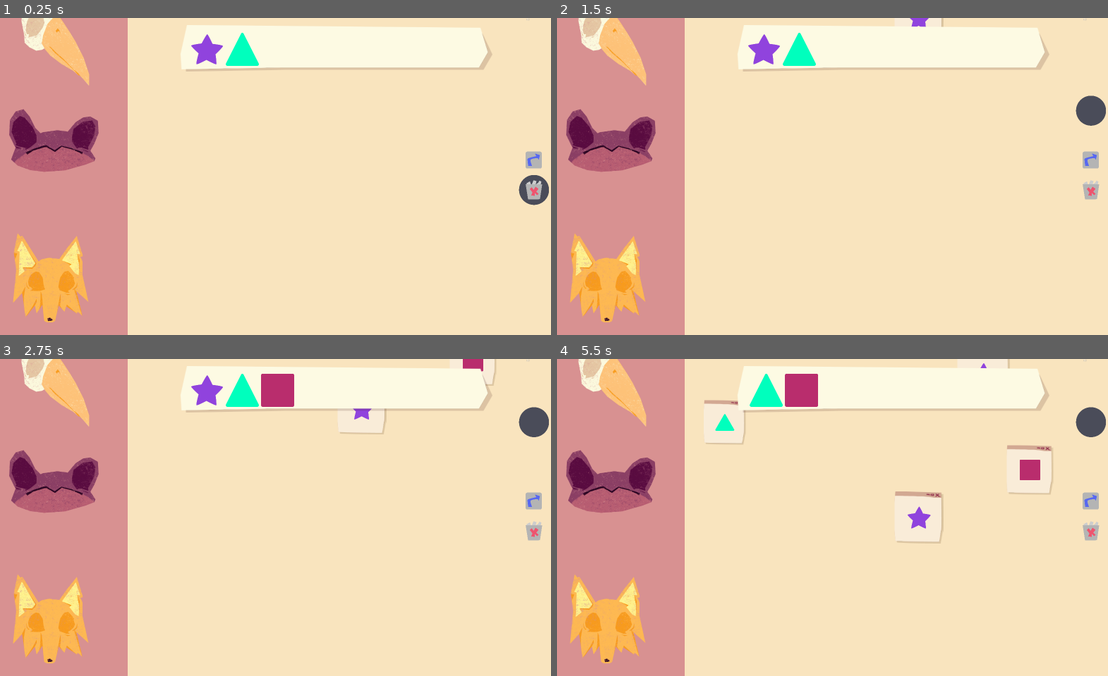
Above: before the commit, frames 1-4 (two rows, left to right).
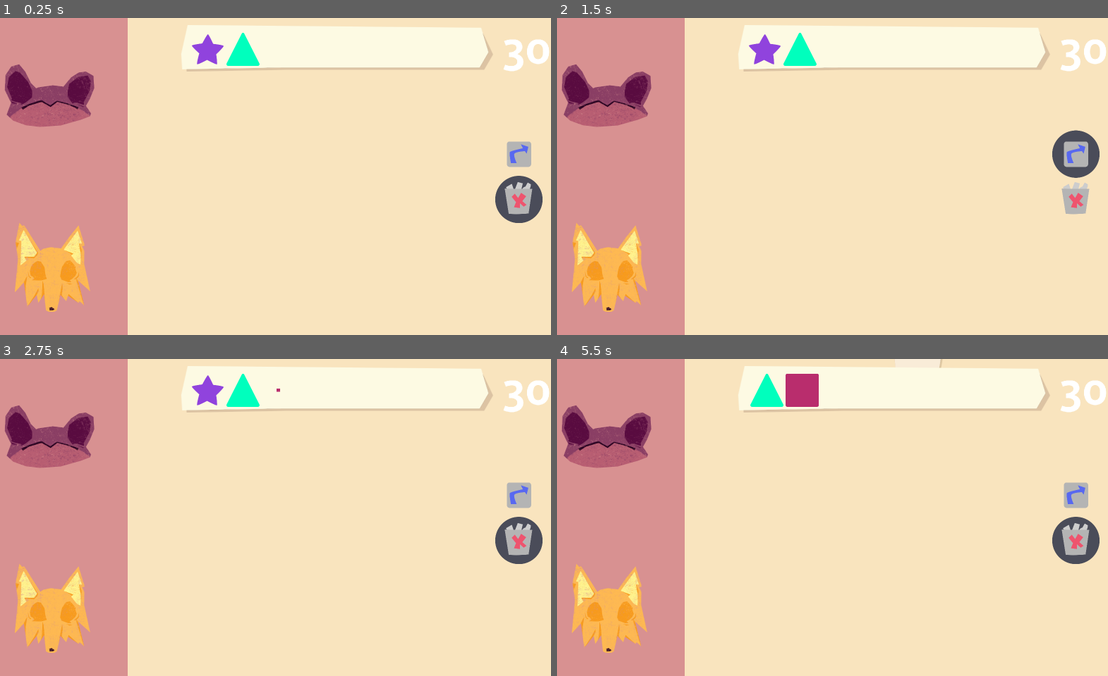
Above: after the commit, the same moments.

Repository: ColchadoM/Paparruchas
Game: Godot game, scene res://Escenas/Ambientes/ZonaJuego.tscn
The game is run twice, just before and just after one commit, with the same random seed, the same clock (stepped at 60 frames per second) and the same inputs. This scene is started directly instead of the project's main scene.
Inputs (mouse positions are in pixels of both pictures, inside the frame that each line leads up to):
- Up to frame 1 (0.25 s): no input
- Up to frame 2 (1.5 s): tap Enter at 0.5 s; move the mouse to (1096, 27) at 0.52 s; hold Z (Change, bound only after the commit) 0.53-1.28 s; click (1096, 27) at 0.67 s; tap P (Change, bound only before the commit) at 0.8, 1.35 s; move the mouse to (711, 192) at 1.27 s; click (711, 192) at 1.42 s
- Up to frame 3 (2.75 s): tap Z (Change, bound only after the commit) at 1.55 s; tap Space at 2 s; move the mouse to (325, 447) at 2.02 s; hold A (Add) from 2.03 s (still down); click (325, 447) at 2.17 s; tap P (Change, bound only before the commit) at 2.3 s
- Up to frame 4 (5.5 s): move the mouse to (799, 580) at 2.77 s; release A (Add) at 2.78 s; tap Z (Change, bound only after the commit) at 2.85, 4.55 s; click (799, 580) at 2.92 s; move the mouse to (997, 565) at 3.52 s; hold P (Change, bound only before the commit) 3.53-4.28 s; click (997, 565) at 3.67 s; move the mouse to (656, 469) at 4.27 s; tap Q (Delete) at 4.35 s; click (656, 469) at 4.42 s; move the mouse to (854, 517) at 5.02 s; hold Z (Change, bound only after the commit) from 5.03 s (still down); click (854, 517) at 5.17 s; tap P (Change, bound only before the commit) at 5.3 s

The runs differ from the first frame. In frame 1, 9.2% of the frame differs, in the area x 0-100%, y 0-96%; in frame 2, 9.8%; in frame 3, 11%; in frame 4, 14%.

Commit message:
:sparkles: Pause mode

Diff:
--- a/src/Codigos/Globales/Manager.gd
+++ b/src/Codigos/Globales/Manager.gd
@@ -1,18 +1,33 @@
 extends Node
 
+enum EstadoJuego {INACTIVO, EN_JUEGO, JUEGO_TERMINADO}
 # Varialbes del juego
+var estadoJuegoActual = EstadoJuego.INACTIVO
+var enPausa:bool = false
 var empaparruchometro: int = 30;
 var figurasVerdaderas: Array = [] #{'tipo':valorFigura, 'objeto': figura}
 var eliminandoNoticias: bool = true # si es false esta compartiendo
 
+#signals
+signal s_desempaparruchar
+signal s_empaparruchar
+
+func _ready():
+	pause_mode = PAUSE_MODE_PROCESS
+
+func _input(event):
+	if event.is_action_pressed("Pausa"):
+		get_tree().paused = !get_tree().paused
+
 func empaparruchar(cantidad=1):
 	Manager.empaparruchometro += cantidad
+	emit_signal("s_desempaparruchar")
 	#print(Manager.empaparruchometro)
 
 func desempaparruchar(cantidad=1):
 	Manager.empaparruchometro -= cantidad
+	emit_signal("s_empaparruchar")
 	#print(Manager.empaparruchometro)
-
 
 func _on_Manager_s_empaparruchar():
 	pass # Replace with function body.
--- a/src/Escenas/Habitats/AccionesJuego.gd
+++ b/src/Codigos/Locales/Habitats/AccionesJuego.gd
@@ -7,9 +7,10 @@
 
 func _input(event):
 	if event.is_action_pressed("Change"):
+		print("holaaaa")
 		Manager.eliminandoNoticias = !Manager.eliminandoNoticias
 
 		if(Manager.eliminandoNoticias):
-			seleccion.rect_position.y = 355
+			seleccion.rect_position.y = 719
 		else:
-			seleccion.rect_position.y = 221
+			seleccion.rect_position.y = 513
--- a/src/Codigos/Locales/Habitats/WikiGenerador.gd
+++ b/src/Codigos/Locales/Habitats/WikiGenerador.gd
@@ -6,13 +6,10 @@
 var generating:bool = false;
 
 func _ready():
-	spawnWiki()
+	pass
 
 func _process(delta):
 	pass
-
-func _on_Timer_timeout():
-	spawnWiki()
 
 func spawnWiki():
 	var screenWidth = get_viewport().size.x
@@ -22,3 +19,10 @@
 	var wikiW = wiki.get_node("Sprite").texture.get_width();
 	wiki.position = Vector2(rand_range(playzoneStart + (wikiW/2),screenWidth -(wikiW/2)) , -(wikiH/2) - 100);
 	add_child(wiki);
+
+func _on_Timer_timeout():
+	if(Manager.estadoJuegoActual == Manager.EstadoJuego.EN_JUEGO):
+		spawnWiki()
+
+func _on_TimerInicio_timeout():
+	Manager.estadoJuegoActual = Manager.EstadoJuego.EN_JUEGO
--- /dev/null
+++ b/src/Codigos/Locales/Objetos/TestText.gd
@@ -0,0 +1,10 @@
+extends Label
+
+func _ready():
+	var managerNode = get_tree().get_root().find_node("Manager", true,false)
+	managerNode.connect("s_desempaparruchar",self, "updateText")
+	managerNode.connect("s_empaparruchar",self, "updateText")
+	text = String(Manager.empaparruchometro)
+
+func updateText():
+	text = String(Manager.empaparruchometro)
--- a/src/Escenas/Ambientes/Escena_textos.tscn
+++ b/src/Escenas/Ambientes/Escena_textos.tscn
@@ -5,7 +5,7 @@
 [ext_resource path="res://Recursos/Visuales/Sprites/randal_texto.png" type="Texture" id=3]
 [ext_resource path="res://Recursos/Visuales/Sprites/alex_texto.png" type="Texture" id=4]
 [ext_resource path="res://Recursos/Visuales/Sprites/fondo_textos.png" type="Texture" id=5]
-[ext_resource path="res://Escenas/Ambientes/Escena_textos.gd" type="Script" id=6]
+[ext_resource path="res://Codigos/Locales/Ambientes/Escena_textos.gd" type="Script" id=6]
 [ext_resource path="res://Recursos/Textos/Espanol/intro_texto.es.translation" type="Translation" id=7]
 [ext_resource path="res://Recursos/Textos/Fuentes/Bebas.tres" type="DynamicFont" id=8]
 
@@ -155,9 +155,9 @@
 
 [node name="Texto" type="RichTextLabel" parent="Contenedor_texto"]
 margin_left = 355.0
-margin_top = 159.0
+margin_top = 183.0
 margin_right = 2205.0
-margin_bottom = 319.0
+margin_bottom = 294.0
 rect_min_size = Vector2( 1850, 100 )
 rect_clip_content = false
 size_flags_vertical = 4
@@ -169,4 +169,5 @@
 text = "INTRO_1_1"
 fit_content_height = true
 scroll_active = false
+
 [connection signal="pressed" from="Contenedor_fondo_texto/Contenedor_fondo/Contenedor_boton/Boton_siguiente" to="." method="_on_Boton_siguiente_pressed"]
--- a/src/Escenas/Ambientes/Intro_Paparruchas.tscn
+++ b/src/Escenas/Ambientes/Intro_Paparruchas.tscn
@@ -54,7 +54,7 @@
 
 [node name="definicion" type="RichTextLabel" parent="HSeparator"]
 margin_right = 2560.0
-margin_bottom = 156.0
+margin_bottom = 95.0
 size_flags_horizontal = 3
 size_flags_vertical = 3
 custom_fonts/normal_font = ExtResource( 2 )
@@ -67,14 +67,14 @@
 }
 
 [node name="CenterContainer" type="CenterContainer" parent="HSeparator"]
-margin_top = 160.0
+margin_top = 99.0
 margin_right = 2560.0
 margin_bottom = 410.0
 
 [node name="Jugar" type="Button" parent="HSeparator/CenterContainer"]
 margin_left = 1024.0
 margin_right = 1536.0
-margin_bottom = 250.0
+margin_bottom = 311.0
 rect_min_size = Vector2( 512, 250 )
 size_flags_horizontal = 0
 size_flags_vertical = 0
@@ -83,4 +83,5 @@
 icon = ExtResource( 3 )
 flat = true
 expand_icon = true
+
 [connection signal="pressed" from="HSeparator/CenterContainer/Jugar" to="." method="_on_Jugar_pressed"]
--- a/src/Escenas/Ambientes/ZonaJuego.tscn
+++ b/src/Escenas/Ambientes/ZonaJuego.tscn
@@ -1,17 +1,17 @@
-[gd_scene load_steps=8 format=2]
+[gd_scene load_steps=9 format=2]
 
 [ext_resource path="res://Escenas/Habitats/WikiGenerador.tscn" type="PackedScene" id=1]
 [ext_resource path="res://Escenas/Habitats/GUI.tscn" type="PackedScene" id=2]
 [ext_resource path="res://Recursos/Visuales/Interfaz/unknown.png" type="Texture" id=3]
 [ext_resource path="res://Escenas/Habitats/Personajes.tscn" type="PackedScene" id=4]
+[ext_resource path="res://Recursos/Textos/Fuentes/Bebas.tres" type="DynamicFont" id=5]
 [ext_resource path="res://Codigos/Locales/Interfaz/FondoIzqResponsivo.gd" type="Script" id=7]
 [ext_resource path="res://Escenas/Habitats/AccionesJuego.tscn" type="PackedScene" id=8]
-[ext_resource path="res://Codigos/Globales/Manager.gd" type="Script" id=9]
+
+[sub_resource type="Theme" id=1]
+default_font = ExtResource( 5 )
 
 [node name="ZonaJuego" type="Node"]
-
-[node name="Manager" type="Node" parent="."]
-script = ExtResource( 9 )
 
 [node name="Fondo" type="Control" parent="."]
 anchor_right = 1.0
@@ -47,7 +47,41 @@
 [node name="WikiGenerador" parent="." instance=ExtResource( 1 )]
 
 [node name="GUI" parent="." instance=ExtResource( 2 )]
+margin_left = 602.997
+margin_right = 2.99658
 
 [node name="Acciones" parent="." instance=ExtResource( 8 )]
 
 [node name="Personajes" parent="." instance=ExtResource( 4 )]
+
+[node name="GameOver" type="Control" parent="."]
+visible = false
+anchor_right = 1.0
+anchor_bottom = 1.0
+theme = SubResource( 1 )
+__meta__ = {
+"_edit_use_anchors_": false
+}
+
+[node name="ColorRect" type="ColorRect" parent="GameOver"]
+anchor_right = 1.0
+anchor_bottom = 1.0
+color = Color( 0, 0, 0, 0.85098 )
+__meta__ = {
+"_edit_use_anchors_": false
+}
+
+[node name="Label" type="Label" parent="GameOver/ColorRect"]
+anchor_left = 0.5
+anchor_top = 0.5
+anchor_right = 0.5
+anchor_bottom = 0.5
+margin_left = -575.5
+margin_top = -152.5
+margin_right = 575.5
+margin_bottom = 152.5
+custom_fonts/font = ExtResource( 5 )
+text = "Fin del Juego"
+__meta__ = {
+"_edit_use_anchors_": false
+}
--- a/src/Escenas/Habitats/AccionesJuego.tscn
+++ b/src/Escenas/Habitats/AccionesJuego.tscn
@@ -3,7 +3,7 @@
 [ext_resource path="res://Recursos/Visuales/Interfaz/Bote.png" type="Texture" id=1]
 [ext_resource path="res://Recursos/Visuales/Interfaz/Share.png" type="Texture" id=2]
 [ext_resource path="res://Recursos/Visuales/Interfaz/SeleccionAccion.png" type="Texture" id=3]
-[ext_resource path="res://Escenas/Habitats/AccionesJuego.gd" type="Script" id=4]
+[ext_resource path="res://Codigos/Locales/Habitats/AccionesJuego.gd" type="Script" id=4]
 
 [node name="AccionesJuego" type="Control"]
 anchor_right = 1.0
@@ -20,11 +20,11 @@
 anchor_top = 0.5
 anchor_right = 1.0
 anchor_bottom = 0.5
-margin_left = -145.321
-margin_top = -5.0
-margin_right = 212.679
-margin_bottom = 353.0
-rect_scale = Vector2( 0.38, 0.38 )
+margin_left = -253.443
+margin_top = -1.0
+margin_right = 104.557
+margin_bottom = 357.0
+rect_scale = Vector2( 0.6, 0.6 )
 texture = ExtResource( 3 )
 __meta__ = {
 "_edit_use_anchors_": false
@@ -35,11 +35,11 @@
 anchor_top = 0.5
 anchor_right = 1.0
 anchor_bottom = 0.5
-margin_left = -115.0
-margin_top = 19.0
-margin_right = 135.0
-margin_bottom = 310.0
-rect_scale = Vector2( 0.3, 0.3 )
+margin_left = -210.0
+margin_top = 26.581
+margin_right = 40.0
+margin_bottom = 317.581
+rect_scale = Vector2( 0.5, 0.5 )
 texture = ExtResource( 1 )
 __meta__ = {
 "_edit_use_anchors_": false
@@ -50,11 +50,11 @@
 anchor_top = 0.5
 anchor_right = 1.0
 anchor_bottom = 0.5
-margin_left = -115.0
-margin_top = -111.0
-margin_right = 68.0
-margin_bottom = 81.0
-rect_scale = Vector2( 0.4, 0.4 )
+margin_left = -200.0
+margin_top = -157.29
+margin_right = -17.0
+margin_bottom = 34.71
+rect_scale = Vector2( 0.6, 0.6 )
 texture = ExtResource( 2 )
 __meta__ = {
 "_edit_use_anchors_": false
--- a/src/Escenas/Habitats/GUI.tscn
+++ b/src/Escenas/Habitats/GUI.tscn
@@ -1,7 +1,8 @@
-[gd_scene load_steps=3 format=2]
+[gd_scene load_steps=4 format=2]
 
 [ext_resource path="res://Escenas/Habitats/Figuras.tscn" type="PackedScene" id=1]
-[ext_resource path="res://Escenas/Habitats/TestText.gd" type="Script" id=2]
+[ext_resource path="res://Codigos/Locales/Objetos/TestText.gd" type="Script" id=2]
+[ext_resource path="res://Recursos/Textos/Fuentes/Bebas.tres" type="DynamicFont" id=3]
 
 [node name="GUI" type="Control"]
 anchor_right = 1.0
@@ -16,13 +17,17 @@
 margin_right = -250.0
 margin_bottom = 250.0
 
-[node name="Test" type="RichTextLabel" parent="."]
+[node name="Label" type="Label" parent="."]
 anchor_left = 1.0
 anchor_right = 1.0
-margin_left = -113.0
-margin_bottom = 94.0
-text = "0"
-scroll_active = false
+margin_left = -326.245
+margin_top = 1.18921
+margin_right = -2.24463
+margin_bottom = 306.189
+custom_fonts/font = ExtResource( 3 )
+text = "100"
+align = 2
+valign = 1
 script = ExtResource( 2 )
 __meta__ = {
 "_edit_use_anchors_": false
--- a/src/Escenas/Habitats/Personajes.tscn
+++ b/src/Escenas/Habitats/Personajes.tscn
@@ -1,19 +1,14 @@
-[gd_scene load_steps=4 format=2]
+[gd_scene load_steps=3 format=2]
 
 [ext_resource path="res://Recursos/Visuales/Sprites/Cabezas/Randal.png" type="Texture" id=1]
 [ext_resource path="res://Recursos/Visuales/Sprites/Cabezas/Alex.png" type="Texture" id=2]
-[ext_resource path="res://Recursos/Visuales/Sprites/Cabezas/Garza.png" type="Texture" id=3]
 
 [node name="Personajes" type="Node2D"]
 
-[node name="Garza" type="Sprite" parent="."]
-position = Vector2( 310.579, 85.2695 )
-texture = ExtResource( 3 )
-
 [node name="Randal" type="Sprite" parent="."]
-position = Vector2( 306.55, 555.228 )
+position = Vector2( 286.55, 351.228 )
 texture = ExtResource( 1 )
 
 [node name="Alex" type="Sprite" parent="."]
-position = Vector2( 288.688, 1180.22 )
+position = Vector2( 296.688, 1132.22 )
 texture = ExtResource( 2 )
--- a/src/Escenas/Habitats/TestText.gd
+++ /dev/null
@@ -1,7 +0,0 @@
-extends RichTextLabel
-
-func _ready():
-	text = String(Manager.empaparruchometro)
-
-func updateText():
-	text = String(Manager.empaparruchometro)
--- a/src/Escenas/Habitats/WikiGenerador.tscn
+++ b/src/Escenas/Habitats/WikiGenerador.tscn
@@ -9,4 +9,10 @@
 wait_time = 1.2
 autostart = true
 
+[node name="TimerInicio" type="Timer" parent="."]
+wait_time = 2.0
+one_shot = true
+autostart = true
+
 [connection signal="timeout" from="Timer" to="." method="_on_Timer_timeout"]
+[connection signal="timeout" from="TimerInicio" to="." method="_on_TimerInicio_timeout"]
--- a/src/Recursos/Textos/Fuentes/Bebas.tres
+++ b/src/Recursos/Textos/Fuentes/Bebas.tres
@@ -4,5 +4,5 @@
 font_path = "res://Recursos/Textos/Fuentes/DaxlinePro-Bold.otf"
 
 [resource]
-size = 104
+size = 200
 font_data = SubResource( 1 )
--- a/src/project.godot
+++ b/src/project.godot
@@ -21,9 +21,7 @@
 [application]
 
 config/name="Paparruchas"
-
 run/main_scene="res://Escenas/Ambientes/Intro_Paparruchas.tscn"
-
 config/icon="res://icon.png"
 
 [autoload]
@@ -38,13 +36,8 @@
 window/size/height=1440
 window/size/test_width=1280
 window/size/test_height=720
-
 window/stretch/mode="viewport"
 window/stretch/aspect="expand"
-
-[locale]
-
-translations=PoolStringArray( "res://Recursos/Textos/Espanol/intro_texto.es.translation" )
 
 [input]
 
@@ -60,10 +53,18 @@
 }
 Change={
 "deadzone": 0.5,
+"events": [ Object(InputEventKey,"resource_local_to_scene":false,"resource_name":"","device":0,"alt":false,"shift":false,"control":false,"meta":false,"command":false,"pressed":false,"scancode":90,"unicode":0,"echo":false,"script":null)
+ ]
+}
+Pausa={
+"deadzone": 0.5,
 "events": [ Object(InputEventKey,"resource_local_to_scene":false,"resource_name":"","device":0,"alt":false,"shift":false,"control":false,"meta":false,"command":false,"pressed":false,"scancode":80,"unicode":0,"echo":false,"script":null)
  ]
 }
 
+[locale]
+
+translations=PoolStringArray( "res://Recursos/Textos/Espanol/intro_texto.es.translation" )
 
 [physics]
 
Renamed: src/Escenas/Ambientes/Escena_textos.gd -> src/Codigos/Locales/Ambientes/Escena_textos.gd
